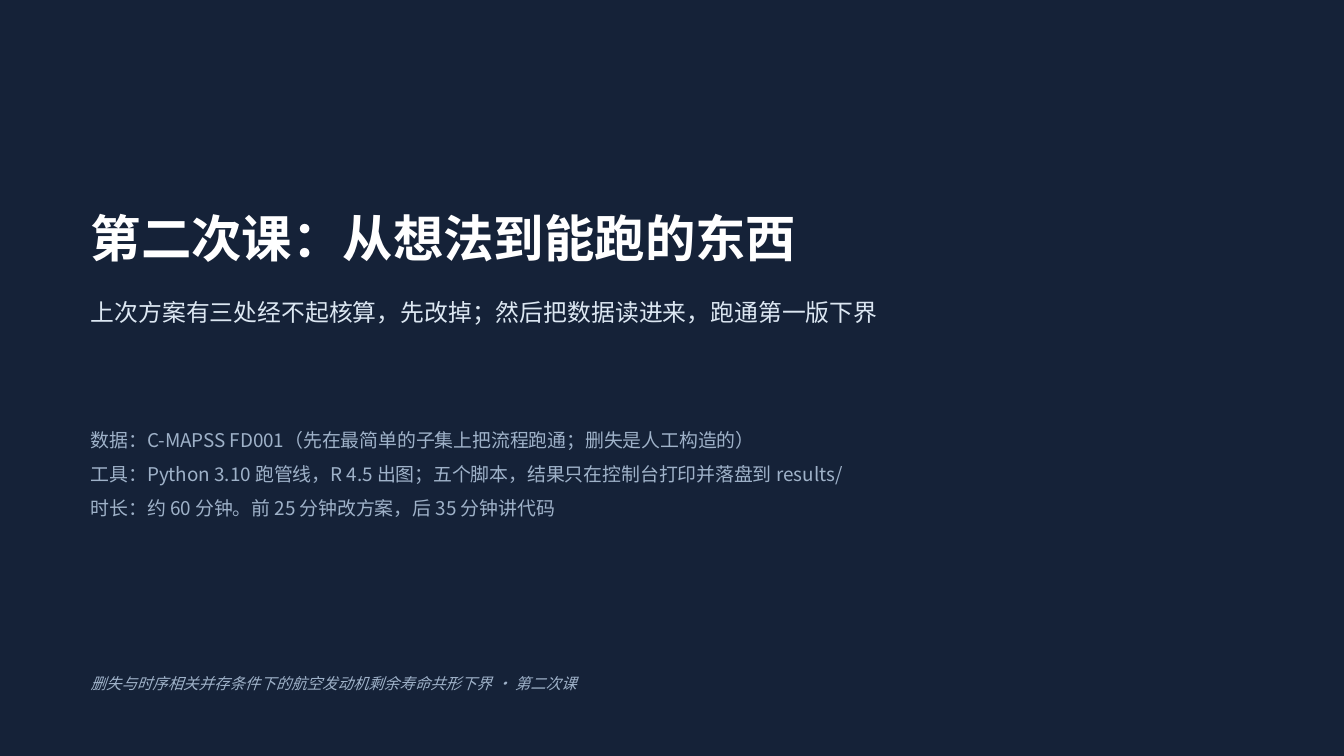
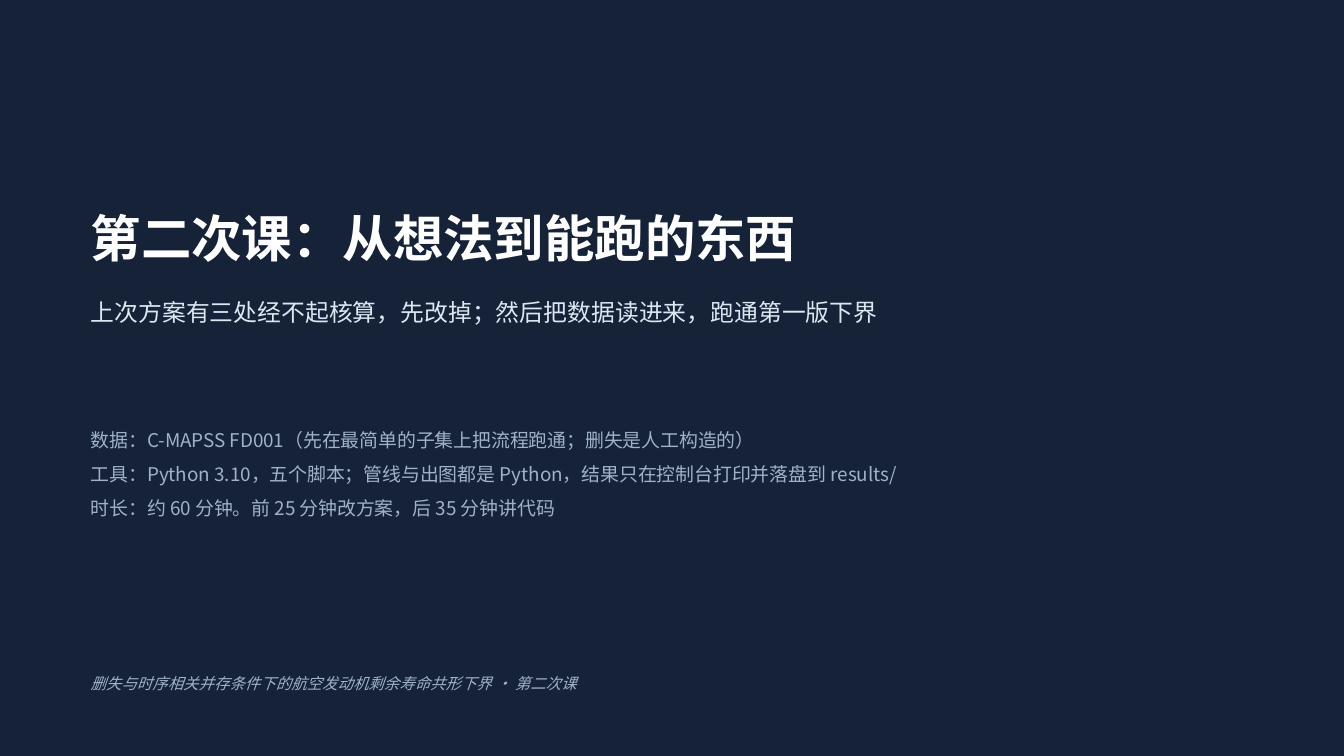
Before and after one commit to chun96309-cloud/lxfs, a slide deck: slide 1 of RUL_censored_conformal_handover/01_slides/第二次课_从想法到能跑的东西.pptx. Drawn at 1344x756 pixels with LibreOffice and Linux fonts; fonts in the diff are those of the drawing. Boxes give left, top, right and bottom in pixels: in the first picture for what was removed or moved away, otherwise in the second. Text is boxed around its words. In the diff, an @@ line names an element or a change of style, - is before the commit and + after.

```diff
--- a/RUL_censored_conformal_handover/01_slides/第二次课_从想法到能跑的东西.pptx
+++ b/RUL_censored_conformal_handover/01_slides/第二次课_从想法到能跑的东西.pptx
@@ text at (x1=91, y1=465, x2=897, y2=486): text changed @@
-工具：Python 3.10 跑管线，R 4.5 出图；五个脚本，结果只在控制台打印并落盘到 results/
+工具：Python 3.10，五个脚本；管线与出图都是 Python，结果只在控制台打印并落盘到 results/
```
Also in this commit, not shown: 8 other slides changed, 33 other files.
